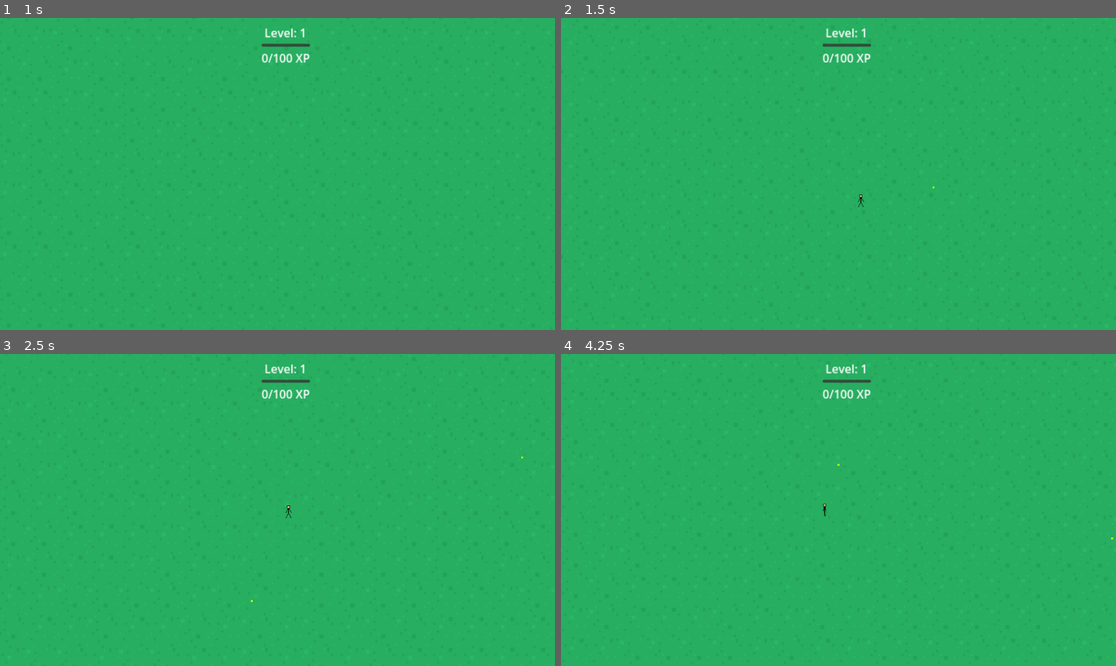
Above: before the commit, frames 1-4 (two rows, left to right).
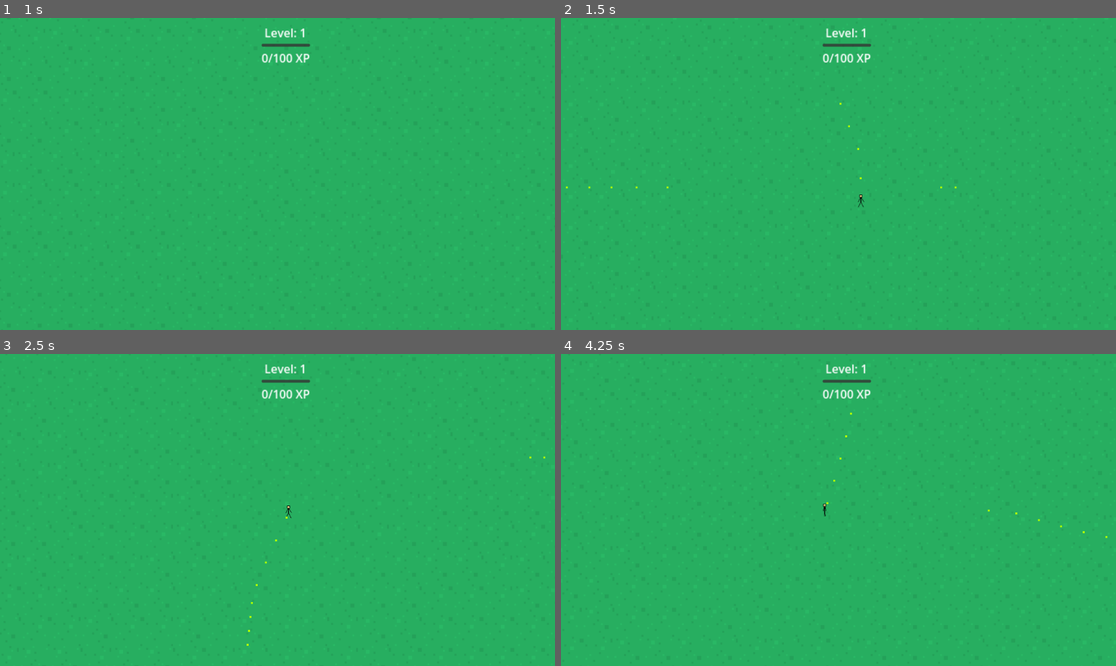
Above: after the commit, the same moments.

Repository: Sephon/PowerupSlayer
Game: Godot game, scene res://scenes/Main.tscn
The game is run twice, just before and just after one commit, with the same random seed, the same clock (stepped at 60 frames per second) and the same inputs.
Inputs:
- Up to frame 1 (1 s): tap Enter at 0.5, 0.6 s; hold D (move_right) from 0.53 s (still down)
- Up to frame 2 (1.5 s): release D (move_right) at 1.28 s; hold S (move_down) from 1.28 s (still down); tap Enter at 1.35 s
- Up to frame 3 (2.5 s): release S (move_down) at 2.03 s; hold D (move_right) from 2.03 s (still down); tap Enter at 2.1 s
- Up to frame 4 (4.25 s): tap Space at 2.75 s; release D (move_right) at 2.78 s; hold W (move_up) 2.78-3.53 s; tap Enter at 2.85, 3.6 s; hold A (move_left) from 3.53 s (still down)

Frame 1 is identical in both runs. In frame 2, less than 0.1% of the frame differs, in the area x 0-72%, y 27-55%; in frame 3, less than 0.1%; in frame 4, less than 0.1%.

Commit message:
Pauses the game when we choose weapon to level up

Diff:
--- a/powerupslayer/scenes/Enemy.tscn
+++ b/powerupslayer/scenes/Enemy.tscn
@@ -8,10 +8,6 @@
 
 [node name="Enemy" type="CharacterBody2D" groups=["enemies"]]
 script = ExtResource("1_ktlqc")
-speed = null
-damage = null
-attack_cooldown = null
-max_health = null
 
 [node name="Sprite2D" type="Sprite2D" parent="."]
 texture = ExtResource("2_7th38")
--- a/powerupslayer/scripts/WeaponSelection.gd
+++ b/powerupslayer/scripts/WeaponSelection.gd
@@ -5,7 +5,11 @@
 var weapon_options: Array = []
 
 func _ready():
+	# Set process mode to always to ensure UI stays interactive
 	process_mode = Node.PROCESS_MODE_ALWAYS
+
+	# Make sure this control is on top of other nodes
+	z_index = 100
 
 func setup(options: Array):
 	weapon_options = options
--- a/powerupslayer/scripts/enemy/enemy.gd
+++ b/powerupslayer/scripts/enemy/enemy.gd
@@ -12,6 +12,7 @@
 var base_scale: Vector2
 var base_rotation: float
 var animation_tween: Tween
+var is_paused: bool = false
 
 func _ready():
 	health = max_health
@@ -46,6 +47,9 @@
 	animation_tween.parallel().tween_property(sprite, "rotation", base_rotation - rotation_variation, animation_duration/2)
 
 func _physics_process(_delta):
+	if is_paused:
+		return
+
 	if not target:
 		target = get_closest_player()
 		return
@@ -66,6 +70,9 @@
 	return null
 
 func attack():
+	if is_paused:
+		return
+
 	if target.has_method("take_damage"):
 		target.take_damage(damage)
 		can_attack = false
@@ -104,3 +111,11 @@
 	var enemy_manager = get_node("/root/EnemyManager")
 	if enemy_manager:
 		enemy_manager.unregister_enemy(self)
+
+func set_paused(paused: bool):
+	is_paused = paused
+	if animation_tween:
+		if paused:
+			animation_tween.pause()
+		else:
+			animation_tween.play()
--- a/powerupslayer/scripts/enemy/enemymanager.gd
+++ b/powerupslayer/scripts/enemy/enemymanager.gd
@@ -1,6 +1,7 @@
 extends Node
 
 var enemies: Array = []
+var is_paused: bool = false
 
 func register_enemy(enemy: Node):
 	enemies.append(enemy)
@@ -19,3 +20,10 @@
 			min_dist = dist
 			closest = enemy
 	return closest
+
+func set_paused(paused: bool):
+	is_paused = paused
+	# Notify all enemies about the pause state
+	for enemy in enemies:
+		if is_instance_valid(enemy) and enemy.has_method("set_paused"):
+			enemy.set_paused(paused)
--- a/powerupslayer/scripts/player/player.gd
+++ b/powerupslayer/scripts/player/player.gd
@@ -15,6 +15,8 @@
 var animation_timer: float = 0.0
 var animation_frame: int = 0
 var is_moving: bool = false
+var is_paused: bool = false
+var enemy_manager: Node
 
 # Available weapons for selection
 var available_weapons = {
@@ -38,6 +40,7 @@
 func _ready():
 	health = max_health
 	controls = $Controls
+	enemy_manager = get_node("/root/EnemyManager")
 	setup_weapons()
 	setup_health_bar()
 	setup_sprite()
@@ -71,6 +74,9 @@
 	bullet_weapon.fire(null)
 
 func _physics_process(delta):
+	if is_paused:
+		return
+
 	# Movement
 	velocity = controls.move_direction * speed
 	move_and_slide()
@@ -88,7 +94,6 @@
 		animation_timer = 0
 
 	for weapon in weapon_slots:
-		var enemy_manager = get_node("/root/EnemyManager")
 		if enemy_manager and weapon != null:
 			var target = enemy_manager.get_closest_to(global_position)
 			if target:
@@ -123,6 +128,11 @@
 	level += 1
 	xp -= xp_requirement
 	xp_requirement = int(base_xp_requirement * pow(1.1, level - 1))
+
+	# Pause game logic
+	is_paused = true
+	if enemy_manager:
+		enemy_manager.set_paused(true)
 
 	# Show weapon selection popup
 	show_weapon_selection()
@@ -174,3 +184,8 @@
 			if weapon_slots[i] == null:
 				weapon_slots[i] = new_weapon
 				break
+
+	# Resume game logic
+	is_paused = false
+	if enemy_manager:
+		enemy_manager.set_paused(false)
--- a/powerupslayer/scripts/weapon/bullet.gd
+++ b/powerupslayer/scripts/weapon/bullet.gd
@@ -2,7 +2,7 @@
 
 func _ready():
 	weapon_type = "bullet"
-	cooldown = 1.0
+	cooldown = .1
 	damage = 20.0
 	projectile_scene = load("res://scenes/bullet.tscn")
 	fire_rate = 1.0
